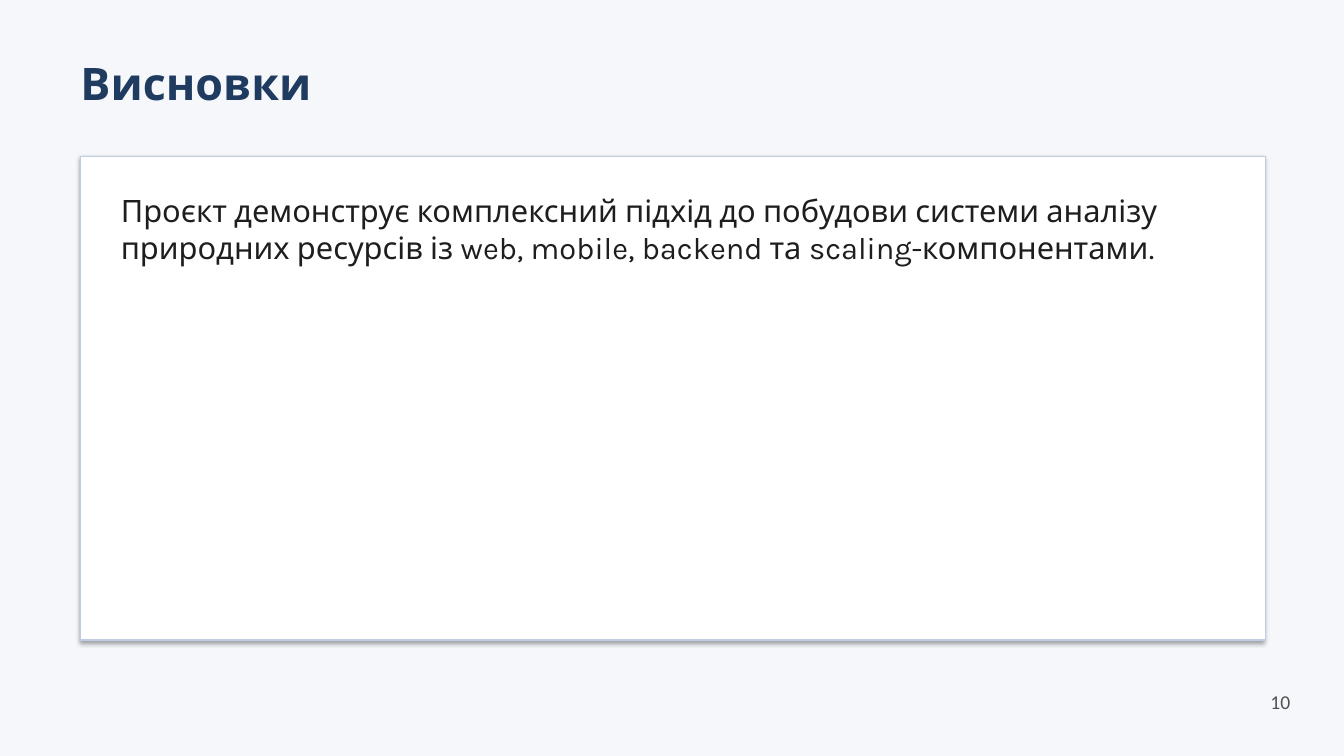
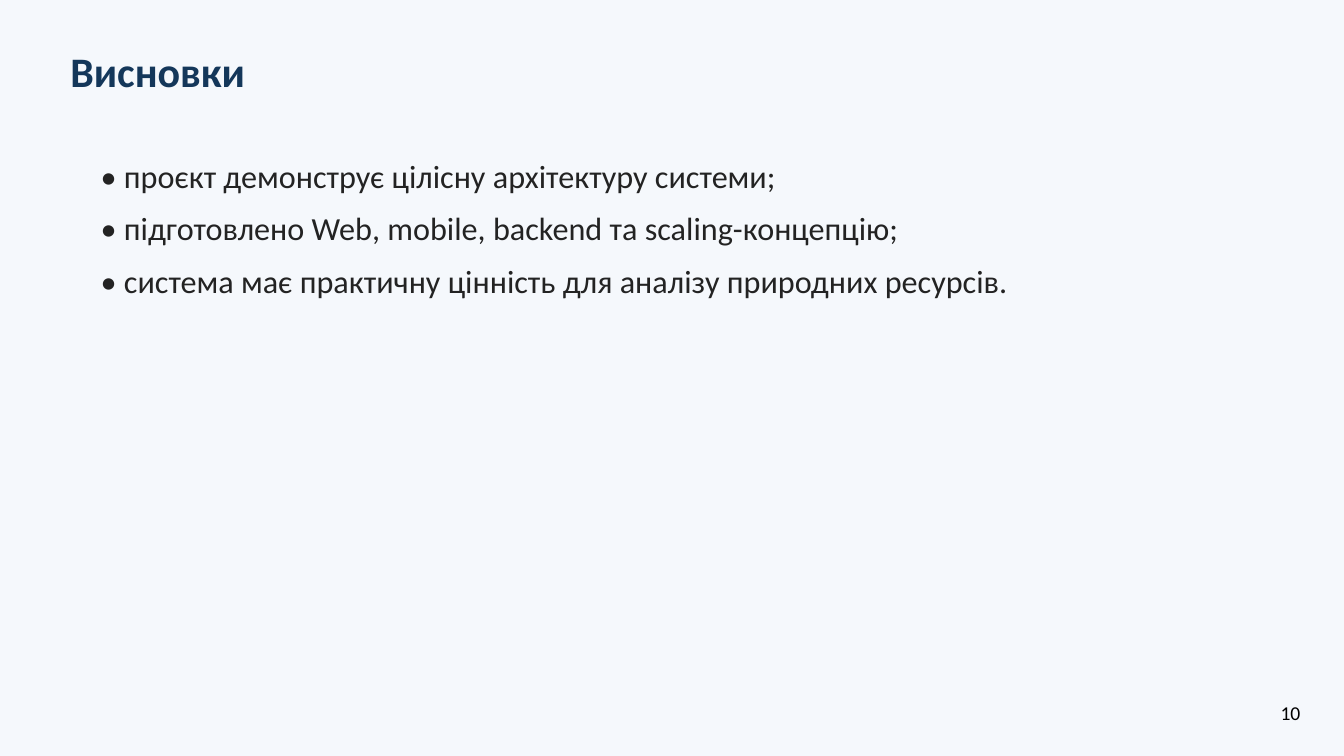
Before and after one commit to NureDiachenkoMaksym/apz-pzpi-23-6-diachenko-maksym, a slide deck: slide 10 of Lab5/pzpi-23-6-diachenko-maksym-lab5/pzpi-23-6-diachenko-maksym-lab5-presentation.pptx. Drawn at 1344x756 pixels with LibreOffice and Linux fonts; fonts in the diff are those of the drawing. Boxes give left, top, right and bottom in pixels: in the first picture for what was removed or moved away, otherwise in the second. Text is boxed around its words. In the diff, an @@ line names an element or a change of style, - is before the commit and + after.

```diff
--- a/Lab5/pzpi-23-6-diachenko-maksym-lab5/pzpi-23-6-diachenko-maksym-lab5-presentation.pptx
+++ b/Lab5/pzpi-23-6-diachenko-maksym-lab5/pzpi-23-6-diachenko-maksym-lab5-presentation.pptx
@@ background #FFFFFF to #F5F8FC @@
@@ rectangle removed at (0, 0, 1344, 756) @@
@@ text "Висновки": place and size @@
-text "Висновки" at (80, 68, 311, 101)
+text "Висновки" at (70, 59, 245, 88)
@@ text "Висновки" at (70, 59, 245, 88): size 32 to 30 pt, font Karla to Calibri, text colour #1F3B60 to #14375A @@
@@ rectangle removed at (81, 156, 1265, 640) @@
@@ text at (124, 166, 1007, 299): text changed; size 22 to 23 pt; font Karla to Calibri; text colour #1E1E1E to #232323 @@
-Проєкт демонструє комплексний підхід до побудови системи аналізу природних ресурсів із web, mobile, backend та scaling-компонентами.
+• проєкт демонструє цілісну архітектуру системи;
+• підготовлено Web, mobile, backend та scaling-концепцію;
+• система має практичну цінність для аналізу природних ресурсів.
@@ text "10": place and size @@
-text "10" at (1270, 696, 1290, 709)
+text "10" at (1281, 707, 1301, 720)
@@ text "10" at (1281, 707, 1301, 720): text colour #505050 to #000000 @@
```
Also in this commit, not shown: 9 slides added, 9 slides removed, 28 other files.
